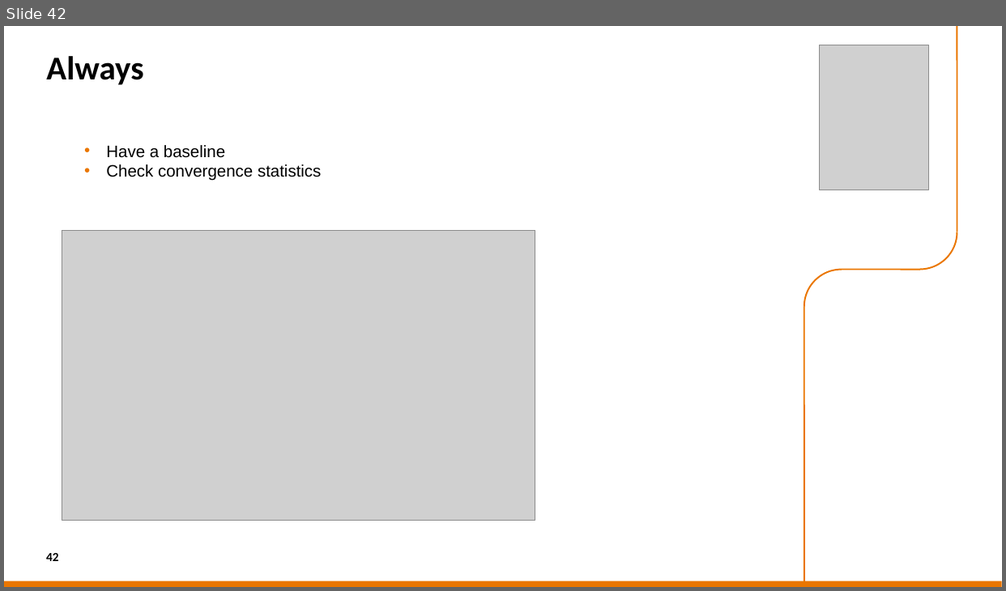
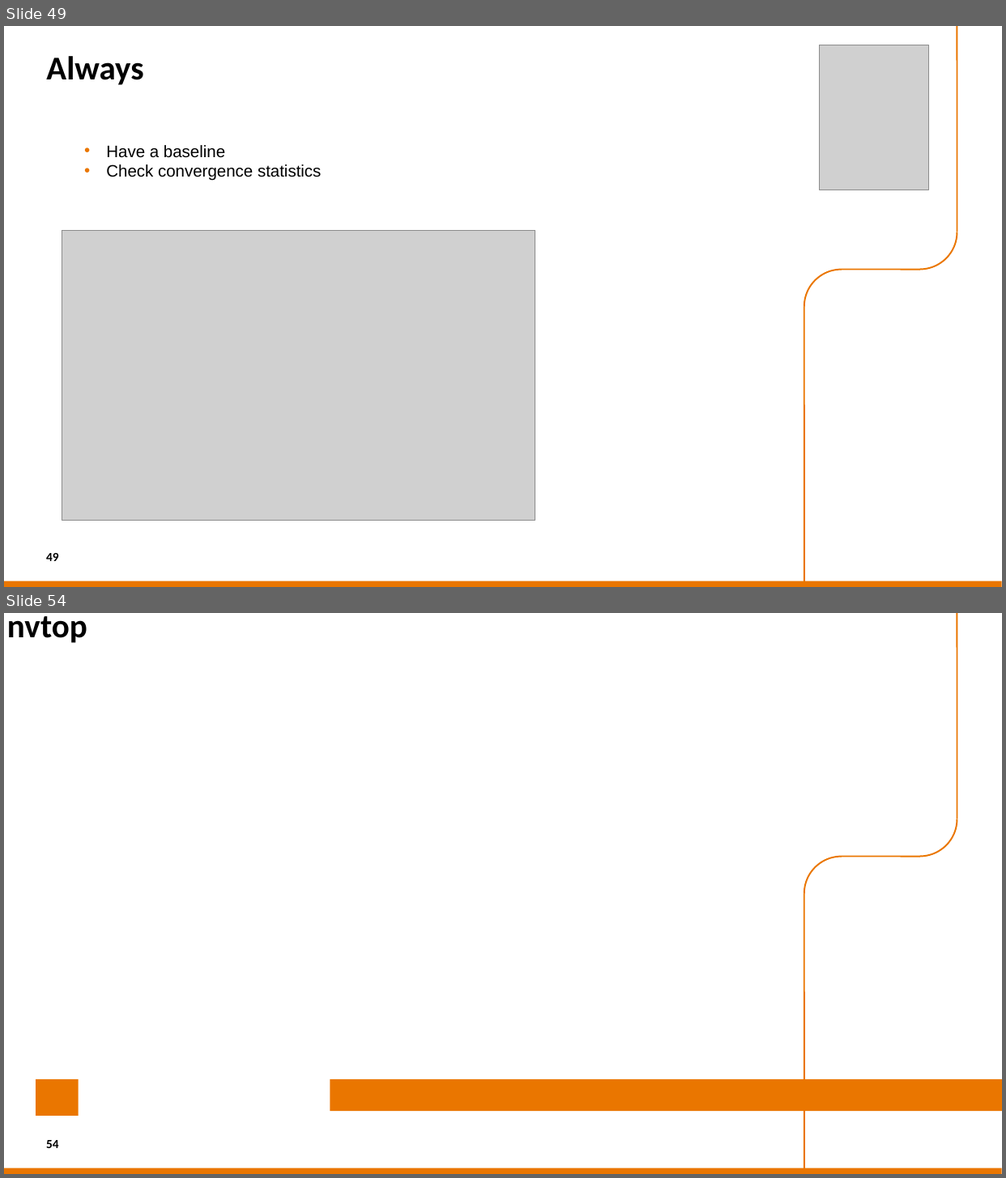
Before and after one commit to sara-nl/HPML-course-materials, a slide deck: Day2/slides/hw_and_software_features.pptx. Shown one above the other, each under a label of ours: slide 42 before the commit, slides 49 and 54 after it; the slides between them are not shown. The pictures are 1006x591 and 1006x1178 pixels, drawn with LibreOffice and Linux fonts; fonts in the diff are those of the drawing; grey boxes stand for pictures; background and template pictures are left out. Boxes give left, top, right and bottom in pixels: in the first picture for what was removed or moved away, otherwise in the second. Text is boxed around its words. In the diff, an @@ line names an element or a change of style, - is before the commit and + after.

```diff
--- a/Day2/slides/hw_and_software_features.pptx
+++ b/Day2/slides/hw_and_software_features.pptx
@@ slide 54 added at bbox=[4, 613, 1002, 1174], background picture (left out); not listed: 1 template element that a slide beside it also shows @@
@@ title added at bbox=[7, 616, 87, 643], 32 pt, text #000000, bold @@
+nvtop
@@ freeform shape added at bbox=[957, 613, 957, 820], outline #EA7600 1.5 pt @@
@@ arc (boxed as its full ellipse) added at bbox=[883, 782, 957, 856], outline #EA7600 1.5 pt @@
@@ arc (boxed as its full ellipse) added at bbox=[804, 856, 879, 931], outline #EA7600 1.5 pt @@
@@ freeform shape added at bbox=[842, 856, 920, 856], outline #EA7600 1.5 pt @@
@@ freeform shape added at bbox=[804, 894, 804, 1174], outline #EA7600 1.5 pt @@
@@ rectangle added at bbox=[36, 1080, 78, 1116], fill #EA7600 @@
@@ rectangle added at bbox=[330, 1080, 1002, 1111], fill #EA7600 @@
@@ page number added at bbox=[46, 1140, 59, 1148], 12 pt, text #000000, bold @@
+54
@@ what was slide 42 is now slide 49 @@
@@ page number at bbox=[46, 553, 59, 561]: text changed @@
-42
+49
```
Also in this commit, not shown: 9 slides changed, 13 other slides added, 1 slide removed, 1 other file.
